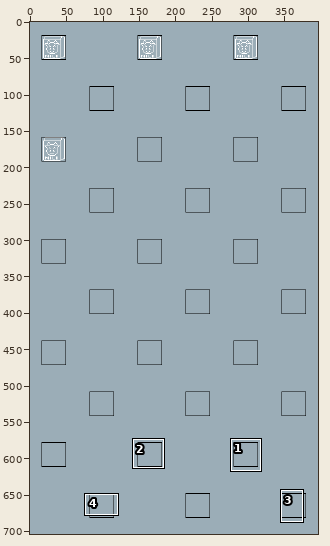
One commit to this pixel-art file: Assets/Sprites/Backgrounds/BG_TemplateForDuplication.aseprite. Above: a wide view before the commit, with the close-up outlined.
Close-up. Old version:
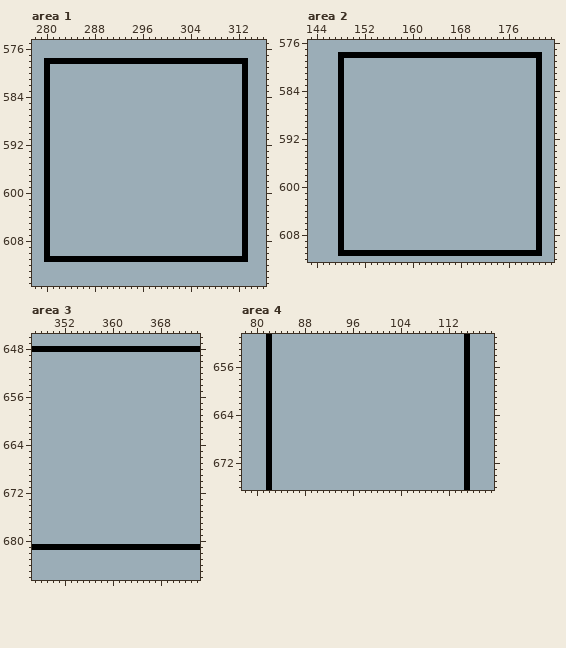
396x704 pixels, 1 frame. Shown: area 1: x 278..316, y 575..615; area 2: x 143..183, y 576..612; area 3: x 347..374, y 646..686; area 4: x 78..119, y 651..676. The commit also changed other parts of the picture, which this record leaves out.
The same view after the edit:
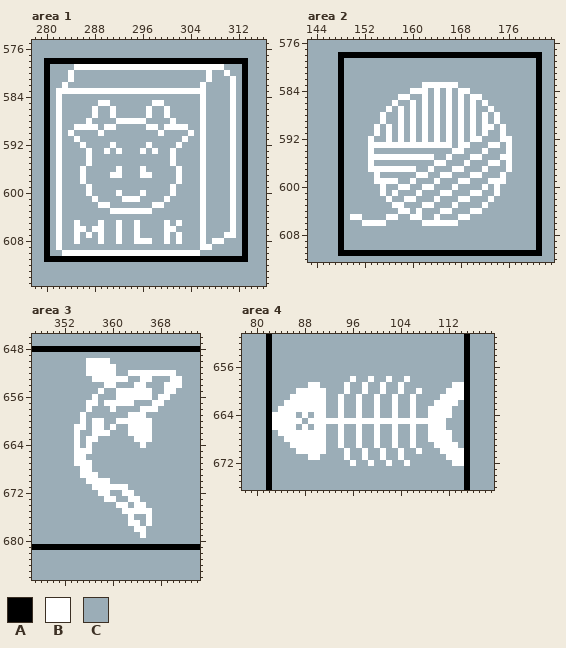
Palette (. is transparent): A #000000  B #ffffff  C #9badb7
What changed:
layer "Menu" added
Area 1, layer "Menu":
y 579: x 285..309 CCCCCCCCCCCCCCCCCCCCCCCCC -> BBBBBBBBBBBBBBBBBBBBBBBBB
y 580: x 284 C -> B; x 307 C -> B; x 310 C -> B
y 581: x 284 C -> B; x 307 C -> B; x 311 C -> B
y 582: x 283 C -> B; x 306 C -> B; x 311 C -> B
y 583: x 282..306 CCCCCCCCCCCCCCCCCCCCCCCCC -> BBBBBBBBBBBBBBBBBBBBBBBBB; x 311 C -> B
y 584: x 282 C -> B; x 306 C -> B; x 311 C -> B
y 585: x 282 C -> B; x 289..290 CC -> BB; x 298..299 CC -> BB; x 306 C -> B; x 311 C -> B
y 586..587: x 282 C -> B; x 288 C -> B; x 291 C -> B; x 297 C -> B; x 300 C -> B; x 306 C -> B; x 311 C -> B
y 588: x 282 C -> B; x 287 C -> B; x 292..296 CCCCC -> BBBBB; x 301 C -> B; x 306 C -> B; x 311 C -> B
y 589: x 282 C -> B; x 285..288 CCCC -> BBBB; x 290..291 CC -> BB; x 297..298 CC -> BB; x 300..303 CCCC -> BBBB; x 306 C -> B; x 311 C -> B
y 590: x 282 C -> B; x 284 C -> B; x 289 C -> B; x 299 C -> B; x 304 C -> B; x 306 C -> B; x 311 C -> B
y 591: x 282 C -> B; x 285 C -> B; x 303 C -> B; x 306 C -> B; x 311 C -> B
y 592: x 282 C -> B; x 286 C -> B; x 291 C -> B; x 297 C -> B; x 302 C -> B; x 306 C -> B; x 311 C -> B
y 593: x 282 C -> B; x 287 C -> B; x 290 C -> B; x 292 C -> B; x 296 C -> B; x 298 C -> B; x 301 C -> B; x 306 C -> B; x 311 C -> B
y 594..595: x 282 C -> B; x 287 C -> B; x 301 C -> B; x 306 C -> B; x 311 C -> B
y 596: x 282 C -> B; x 286 C -> B; x 292 C -> B; x 296 C -> B; x 302 C -> B; x 306 C -> B; x 311 C -> B
y 597: x 282 C -> B; x 286 C -> B; x 291..292 CC -> BB; x 296..297 CC -> BB; x 302 C -> B; x 306 C -> B; x 311 C -> B
y 598: x 282 C -> B; x 286 C -> B; x 302 C -> B; x 306 C -> B; x 311 C -> B
y 599: x 282 C -> B; x 287 C -> B; x 301 C -> B; x 306 C -> B; x 311 C -> B
y 600: x 282 C -> B; x 287 C -> B; x 292 C -> B; x 296 C -> B; x 301 C -> B; x 306 C -> B; x 311 C -> B
y 601: x 282 C -> B; x 288 C -> B; x 293..295 CCC -> BBB; x 300 C -> B; x 306 C -> B; x 311 C -> B
y 602: x 282 C -> B; x 289..290 CC -> BB; x 298..299 CC -> BB; x 306 C -> B; x 311 C -> B
y 603: x 282 C -> B; x 291..297 CCCCCCC -> BBBBBBB; x 306 C -> B; x 311 C -> B
y 604: x 282 C -> B; x 306 C -> B; x 311 C -> B
y 605: x 282 C -> B; x 285 C -> B; x 289 C -> B; x 292 C -> B; x 295 C -> B; x 300 C -> B; x 302 C -> B; x 306 C -> B; x 311 C -> B
y 606: x 282 C -> B; x 285..286 CC -> BB; x 288..289 CC -> BB; x 292 C -> B; x 295 C -> B; x 300..301 CC -> BB; x 306 C -> B; x 311 C -> B
y 607: x 282 C -> B; x 285 C -> B; x 287 C -> B; x 289 C -> B; x 292 C -> B; x 295 C -> B; x 300 C -> B; x 302 C -> B; x 306 C -> B; x 310..311 CC -> BB
y 608: x 282 C -> B; x 285 C -> B; x 289 C -> B; x 292 C -> B; x 295..297 CCC -> BBB; x 300 C -> B; x 302 C -> B; x 306 C -> B; x 308..309 CC -> BB
y 609: x 282 C -> B; x 306..307 CC -> BB
y 610: x 283..305 CCCCCCCCCCCCCCCCCCCCCCC -> BBBBBBBBBBBBBBBBBBBBBBB
Area 2, layer "Menu":
y 583: x 162..167 CCCCCC -> BBBBBB
y 584: x 160..162 CCC -> BBB; x 164 C -> B; x 166 C -> B; x 168..169 CC -> BB
y 585: x 158..159 CC -> BB; x 162 C -> B; x 164 C -> B; x 166 C -> B; x 168 C -> B; x 170..171 CC -> BB
y 586: x 157 C -> B; x 160 C -> B; x 162 C -> B; x 164 C -> B; x 166 C -> B; x 168 C -> B; x 170 C -> B; x 172 C -> B
y 587: x 156 C -> B; x 158 C -> B; x 160 C -> B; x 162 C -> B; x 164 C -> B; x 166 C -> B; x 168 C -> B; x 170 C -> B; x 173 C -> B
y 588..589: x 155 C -> B; x 158 C -> B; x 160 C -> B; x 162 C -> B; x 164 C -> B; x 166 C -> B; x 168 C -> B; x 170 C -> B; x 172 C -> B; x 174 C -> B
y 590: x 154 C -> B; x 156 C -> B; x 158 C -> B; x 160 C -> B; x 162 C -> B; x 164 C -> B; x 166 C -> B; x 168 C -> B; x 170 C -> B; x 172..173 CC -> BB; x 175 C -> B
y 591: x 154 C -> B; x 156 C -> B; x 158 C -> B; x 160 C -> B; x 162 C -> B; x 164 C -> B; x 166 C -> B; x 168 C -> B; x 170 C -> B; x 172 C -> B; x 175 C -> B
y 592: x 153 C -> B; x 156 C -> B; x 158 C -> B; x 160 C -> B; x 162 C -> B; x 164 C -> B; x 166 C -> B; x 168 C -> B; x 170..171 CC -> BB; x 175..176 CC -> BB
y 593: x 153..166 CCCCCCCCCCCCCC -> BBBBBBBBBBBBBB; x 168..169 CC -> BB; x 173..174 CC -> BB; x 176 C -> B
y 594: x 153 C -> B; x 167..168 CC -> BB; x 172 C -> B; x 176 C -> B
y 595: x 153..163 CCCCCCCCCCC -> BBBBBBBBBBB; x 166 C -> B; x 170..171 CC -> BB; x 175..176 CC -> BB
y 596: x 153 C -> B; x 164..165 CC -> BB; x 169 C -> B; x 173..174 CC -> BB; x 176 C -> B
y 597: x 153..160 CCCCCCCC -> BBBBBBBB; x 163 C -> B; x 167..168 CC -> BB; x 172 C -> B; x 176 C -> B
y 598: x 154 C -> B; x 161..162 CC -> BB; x 165..166 CC -> BB; x 170..171 CC -> BB; x 175 C -> B
y 599: x 154..157 CCCC -> BBBB; x 160 C -> B; x 164 C -> B; x 168..169 CC -> BB; x 173..175 CCC -> BBB
y 600: x 155 C -> B; x 158..159 CC -> BB; x 162..163 CC -> BB; x 167 C -> B; x 172 C -> B; x 174 C -> B
y 601: x 155 C -> B; x 157 C -> B; x 161 C -> B; x 165..166 CC -> BB; x 170..171 CC -> BB; x 174 C -> B
y 602: x 156 C -> B; x 159..160 CC -> BB; x 164 C -> B; x 168..169 CC -> BB; x 173 C -> B
y 603: x 157..158 CC -> BB; x 162..163 CC -> BB; x 167 C -> B; x 172 C -> B
y 604: x 158..159 CC -> BB; x 161 C -> B; x 165..166 CC -> BB; x 170..171 CC -> BB
y 605: x 150..151 CC -> BB; x 156..157 CC -> BB; x 160..161 CC -> BB; x 164 C -> B; x 168..169 CC -> BB
y 606: x 152..155 CCCC -> BBBB; x 162..167 CCCCCC -> BBBBBB
Area 3, layer "Menu":
y 650: x 356..359 CCCC -> BBBB
y 651: x 356..360 CCCCC -> BBBBB
y 652: x 356..360 CCCCC -> BBBBB; x 363..370 CCCCCCCC -> BBBBBBBB
y 653: x 357..362 CCCCCC -> BBBBBB; x 365..366 CC -> BB; x 370..371 CC -> BB
y 654: x 359..360 CC -> BB; x 364..365 CC -> BB; x 369..371 CCC -> BBB
y 655: x 358 C -> B; x 361..366 CCCCCC -> BBBBBB; x 369..370 CC -> BB
y 656: x 357 C -> B; x 361..366 CCCCCC -> BBBBBB; x 368..369 CC -> BB
y 657: x 356..357 CC -> BB; x 359..363 CCCCC -> BBBBB; x 367..368 CC -> BB
y 658: x 356 C -> B; x 360 C -> B; x 365..367 CCC -> BBB
y 659: x 355 C -> B; x 363..365 CCC -> BBB
y 660: x 355 C -> B; x 357..358 CC -> BB; x 361..366 CCCCCC -> BBBBBB
y 661: x 354..355 CC -> BB; x 357..358 CC -> BB; x 360 C -> B; x 363..366 CCCC -> BBBB
y 662: x 354 C -> B; x 357..359 CCC -> BBB; x 363..366 CCCC -> BBBB
y 663: x 354 C -> B; x 356..357 CC -> BB; x 364..366 CCC -> BBB
y 664: x 354 C -> B; x 356 C -> B; x 365 C -> B
y 665: x 354..356 CCC -> BBB
y 666: x 354..355 CC -> BB
y 667: x 354..356 CCC -> BBB
y 668: x 355..356 CC -> BB
y 669: x 355..357 CCC -> BBB
y 670: x 356..359 CCCC -> BBBB
y 671: x 357..362 CCCCCC -> BBBBBB
y 672: x 358..359 CC -> BB; x 362..363 CC -> BB
y 673: x 359..360 CC -> BB; x 363..364 CC -> BB
y 674: x 361..362 CC -> BB; x 364..365 CC -> BB
y 675: x 362..366 CCCCC -> BBBBB
y 676: x 363 C -> B; x 366 C -> B
y 677: x 363..364 CC -> BB; x 366 C -> B
y 678: x 364..365 CC -> BB
y 679: x 365 C -> B
Area 4, layer "Menu":
y 658: x 96 C -> B; x 99 C -> B; x 102 C -> B; x 105 C -> B
y 659: x 89..90 CC -> BB; x 95 C -> B; x 98 C -> B; x 101 C -> B; x 104 C -> B; x 113..114 CC -> BB
y 660: x 87..91 CCCCC -> BBBBB; x 95 C -> B; x 98 C -> B; x 101 C -> B; x 104 C -> B; x 107 C -> B; x 112..114 CCC -> BBB
y 661: x 86..91 CCCCCC -> BBBBBB; x 94 C -> B; x 97 C -> B; x 100 C -> B; x 103 C -> B; x 106 C -> B; x 111..114 CCCC -> BBBB
y 662: x 85..91 CCCCCCC -> BBBBBBB; x 94 C -> B; x 97 C -> B; x 100 C -> B; x 103 C -> B; x 106 C -> B; x 110..113 CCCC -> BBBB
y 663: x 84..91 CCCCCCCC -> BBBBBBBB; x 94 C -> B; x 97 C -> B; x 100 C -> B; x 103 C -> B; x 106 C -> B; x 109..112 CCCC -> BBBB
y 664: x 83..86 CCCC -> BBBB; x 88 C -> B; x 90..91 CC -> BB; x 94 C -> B; x 97 C -> B; x 100 C -> B; x 103 C -> B; x 106 C -> B; x 109..112 CCCC -> BBBB
y 665: x 83..87 CCCCC -> BBBBB; x 89..111 CCCCCCCCCCCCCCCCCCCCCCC -> BBBBBBBBBBBBBBBBBBBBBBB
y 666: x 83..86 CCCC -> BBBB; x 88 C -> B; x 90..91 CC -> BB; x 94 C -> B; x 97 C -> B; x 100 C -> B; x 103 C -> B; x 106 C -> B; x 109..111 CCC -> BBB
y 667: x 84..91 CCCCCCCC -> BBBBBBBB; x 94 C -> B; x 97 C -> B; x 100 C -> B; x 103 C -> B; x 106 C -> B; x 109..112 CCCC -> BBBB
y 668: x 85..91 CCCCCCC -> BBBBBBB; x 94 C -> B; x 97 C -> B; x 100 C -> B; x 103 C -> B; x 106 C -> B; x 109..112 CCCC -> BBBB
y 669: x 86..91 CCCCCC -> BBBBBB; x 94 C -> B; x 97 C -> B; x 100 C -> B; x 103 C -> B; x 106 C -> B; x 110..113 CCCC -> BBBB
y 670: x 87..91 CCCCC -> BBBBB; x 95 C -> B; x 98 C -> B; x 101 C -> B; x 104 C -> B; x 107 C -> B; x 111..114 CCCC -> BBBB
y 671: x 89..90 CC -> BB; x 95 C -> B; x 98 C -> B; x 101 C -> B; x 104 C -> B; x 112..114 CCC -> BBB
y 672: x 96 C -> B; x 99 C -> B; x 102 C -> B; x 105 C -> B; x 113..114 CC -> BB
Changed places in both close-ups, as pixel boxes (x1, y1, x2, y2):
changed: (56, 64, 236, 256)
changed: (350, 82, 512, 226)
changed: (74, 358, 182, 538)
changed: (272, 376, 464, 466)
